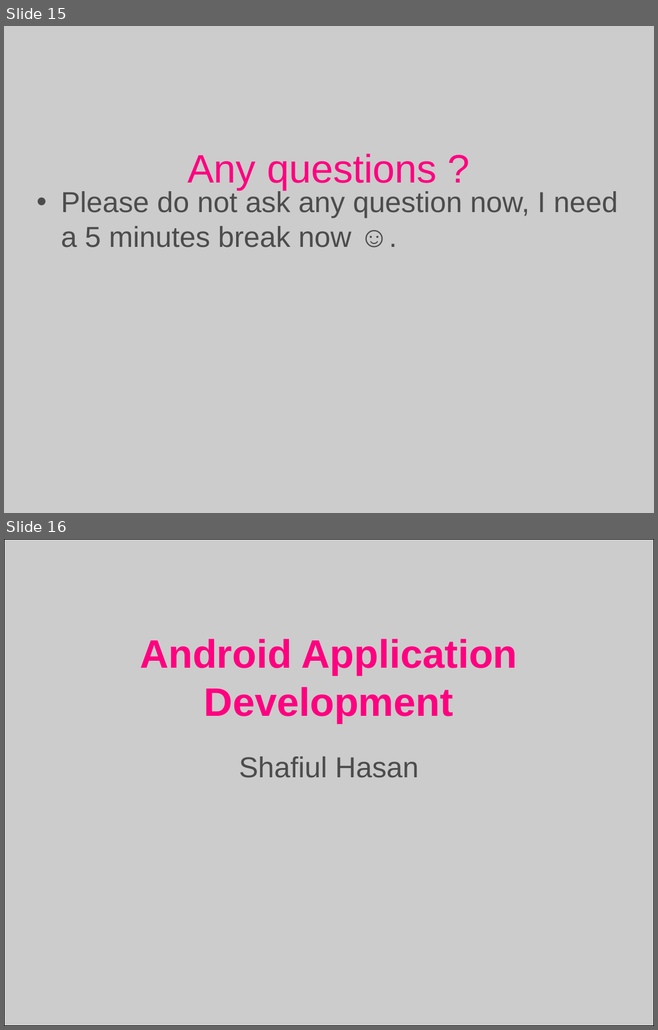
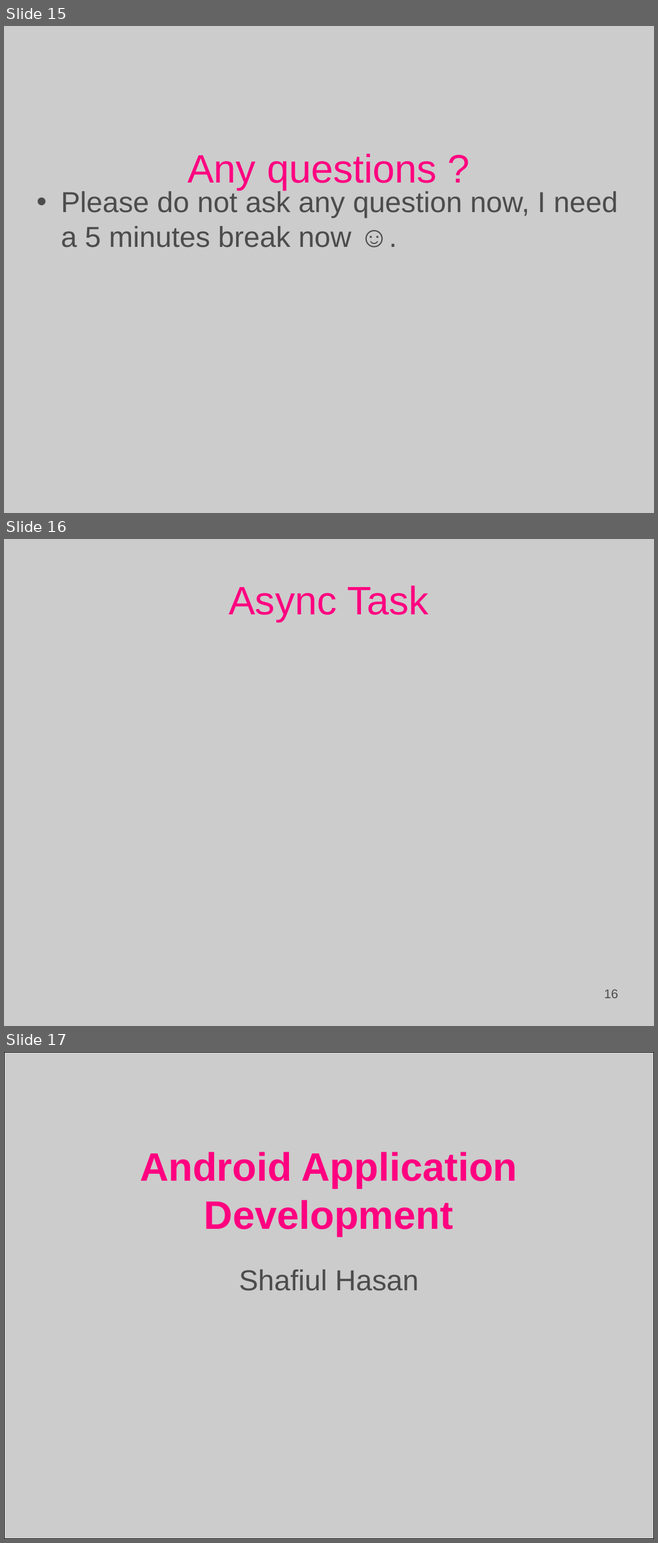
Before and after one commit to Basis-Android-Training/basis-android-training, a slide deck: Batch 12/Course lectures.ppt. Shown one above the other, each under a label of ours: slides 15 and 16 before the commit, slides 15, 16 and 17 after it. The pictures are 658x1030 and 658x1543 pixels, drawn with LibreOffice and Linux fonts; fonts in the diff are those of the drawing; background and template pictures are left out. Boxes give left, top, right and bottom in pixels: in the first picture for what was removed or moved away, otherwise in the second. Text is boxed around its words. In the diff, an @@ line names an element or a change of style, - is before the commit and + after.

```diff
--- a/Batch 12/Course lectures.ppt
+++ b/Batch 12/Course lectures.ppt
@@ slide 16 added at [4,539,654,1026], background picture (left out) @@
@@ title added at [228,585,429,622], 44 pt, text #FF0080 @@
+Async Task
@@ page number added at [470,983,621,1003], 14 pt, text #4C4C4C @@
+16
@@ what was slide 16 is now slide 17 @@
```
Also in this commit, not shown: 25 other slides added, 31 other files.
